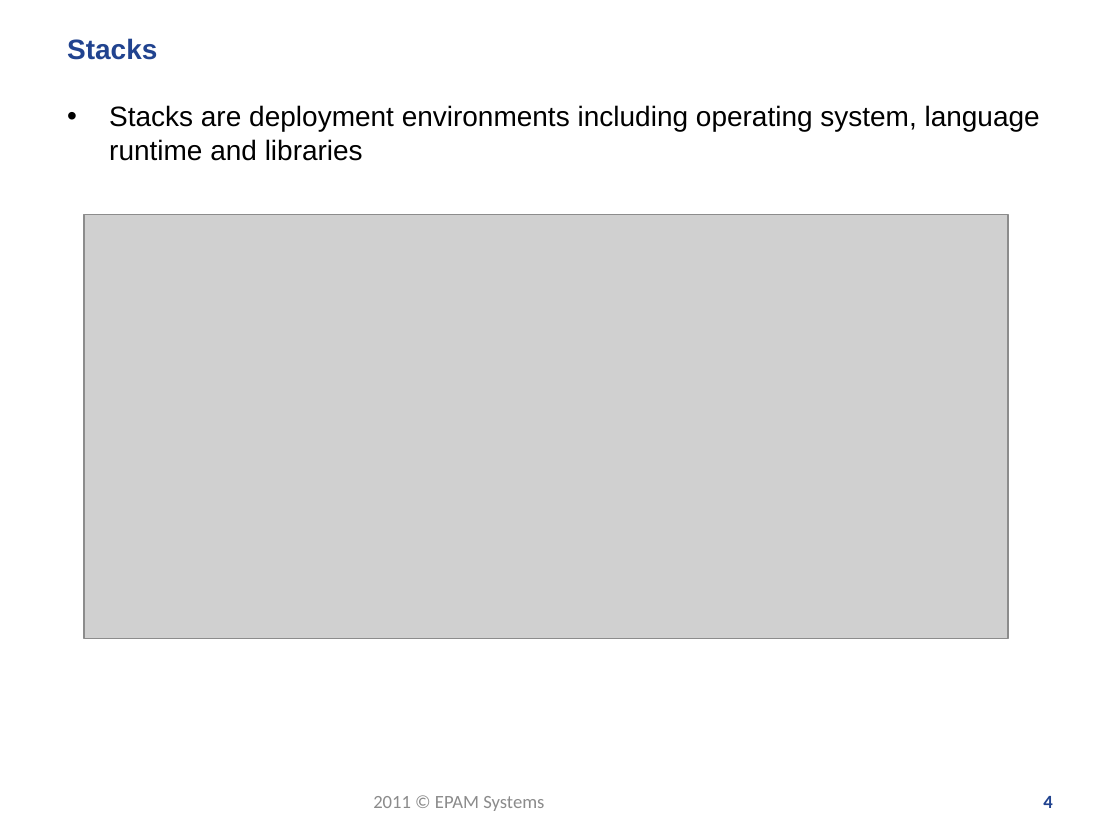
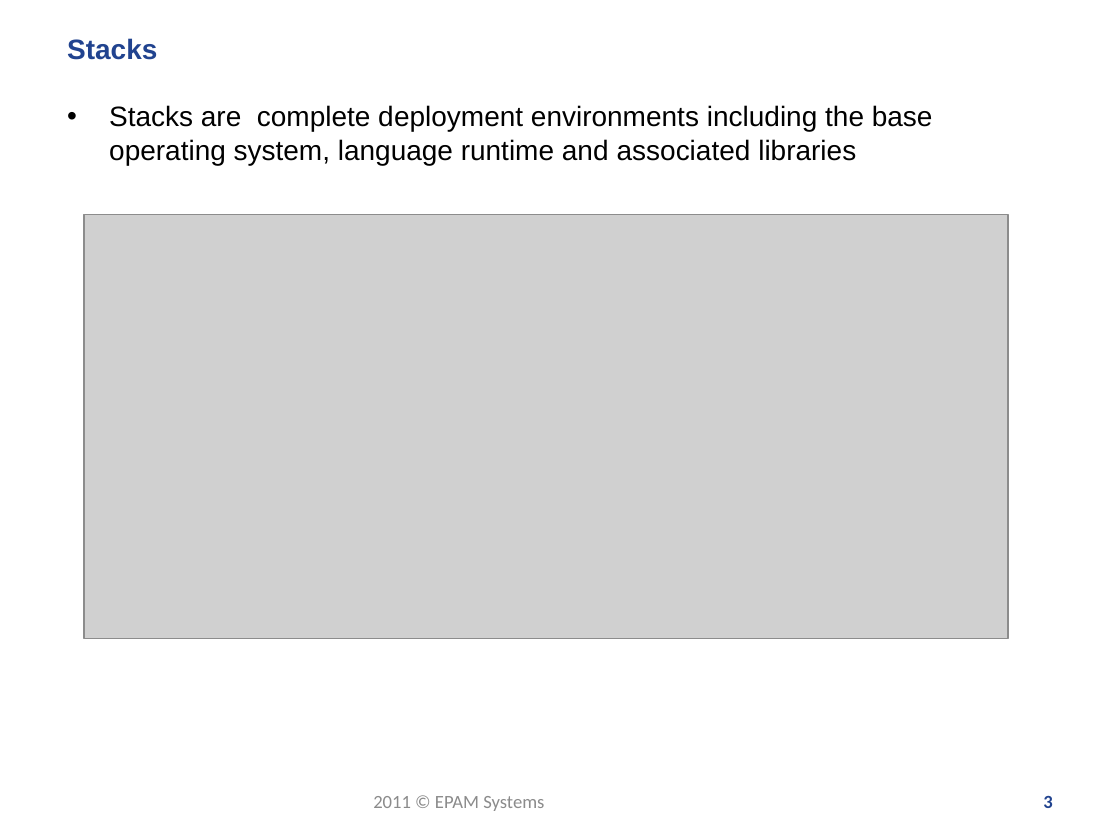
Before and after one commit to zgorbe/Heroku-HelloWorld, a slide deck: slide 3 of Heroku - meetup.pptx (slide 4 before the commit). Drawn at 1120x840 pixels with LibreOffice and Linux fonts; fonts in the diff are those of the drawing; grey boxes stand for pictures; background and template pictures are left out. Boxes give left, top, right and bottom in pixels: in the first picture for what was removed or moved away, otherwise in the second. Text is boxed around its words. In the diff, an @@ line names an element or a change of style, - is before the commit and + after.

```diff
--- a/Heroku - meetup.pptx
+++ b/Heroku - meetup.pptx
@@ text at bbox=[109, 105, 933, 165]: text changed @@
-• Stacks are deployment environments including operating system, language runtime and libraries
+• Stacks are complete deployment environments including the base operating system, language runtime and associated libraries
@@ page number at bbox=[1043, 796, 1052, 808]: text changed @@
-4
+3
```
Also in this commit, not shown: 10 other slides changed, 1 slide added, 2 slides removed.
